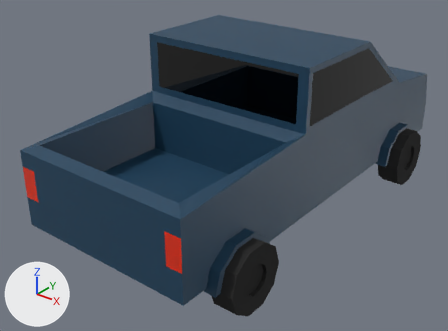
One commit to the Blender file microjam43project/models/car.blend: the scene before it, then after it.
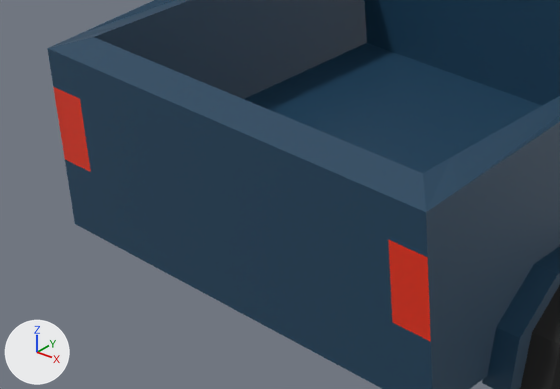
Each version is shown whole from a camera (50 mm lens) standing at (3.19, -4.96, 2.71) and looking at (-0.14, -0.8, 0.13), then close up on the part from 0% to 53% of the width and 39% to 89% of the height. The axes (+X, +Y, +Z) are drawn at lower left. The lights are the same throughout.
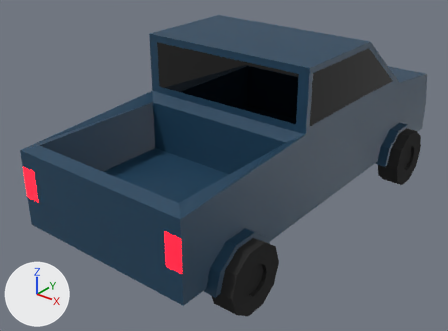
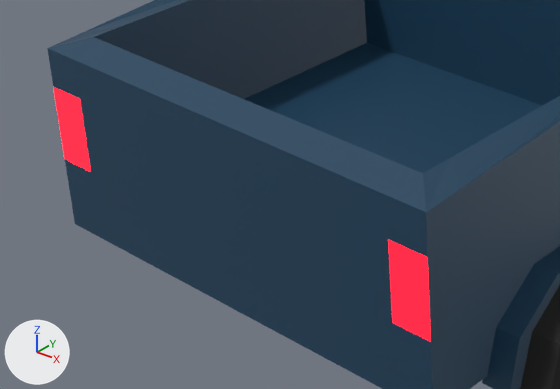
The change, as a list of edits to the scene's bpy script:
```text
Change mat_lights:
    add mat_lights.emission_color = (1.0, 0.0, 0.00676)  # red #ff0014
    add mat_lights.emission_strength = 7.9
```

Where the change shows, as pixel boxes (x1, y1, x2, y2) in the close-ups (560 x 389 px):
'Cube', recoloured, surface changed
    both: (53, 83, 434, 345)
